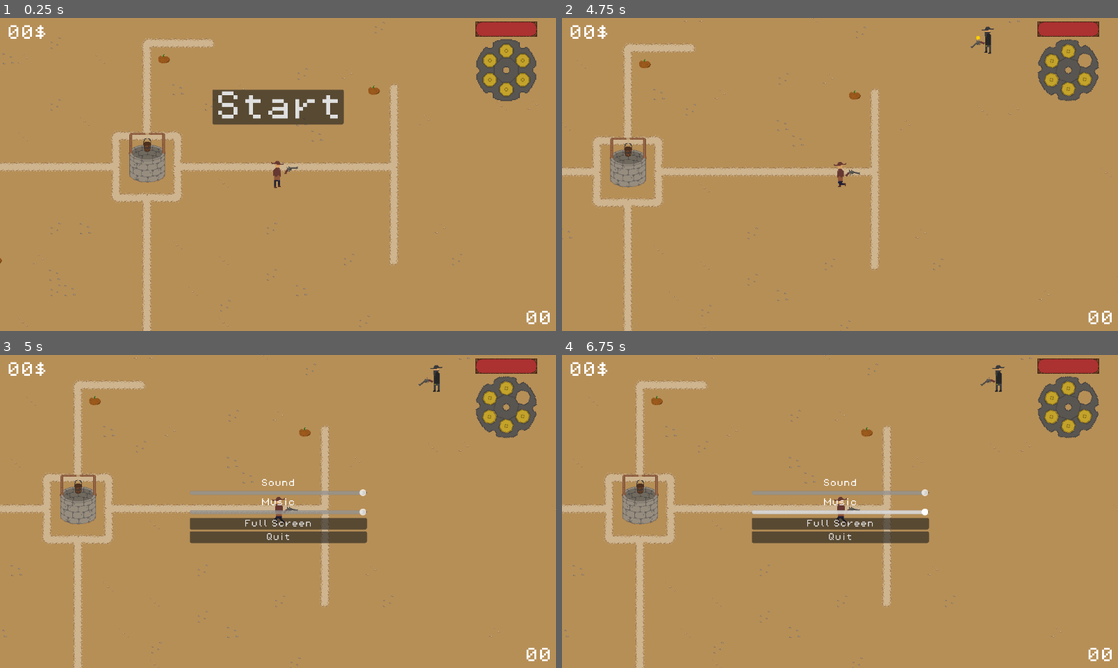
Above: before the commit, frames 1-4 (two rows, left to right).
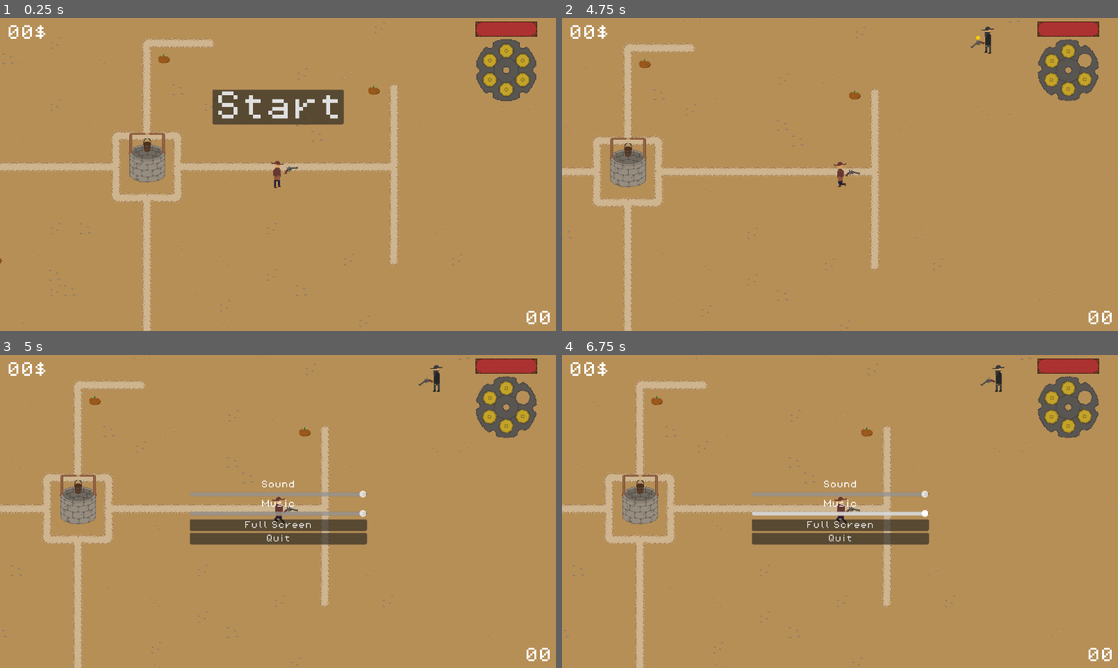
Above: after the commit, the same moments.

Repository: AdamOravecz1/solo-development-72-hour-jam--13
Game: Godot game, scene res://Scenes/main.tscn
The game is run twice, just before and just after one commit, with the same random seed, the same clock (stepped at 60 frames per second) and the same inputs.
Inputs (mouse positions are in pixels of both pictures, inside the frame that each line leads up to):
- Up to frame 1 (0.25 s): no input
- Up to frame 2 (4.75 s): click "Start" at 0.5 s; move the mouse to (962, 158) at 1.27 s; hold D (right) 1.28-2.03 s; tap Space (dodge) at 1.35, 3.6 s; move the mouse to (728, 190) at 2.02 s; hold S (down) 2.03-2.78 s; tap E (interact) at 2.1 s; move the mouse to (895, 105) at 2.77 s; hold D (right) 2.78-3.53 s; click (895, 105) at 2.85 s; move the mouse to (812, 237) at 3.52 s; hold W (up) 3.53-4.28 s; move the mouse to (1006, 221) at 4.27 s; hold A (left) from 4.28 s (still down); hold E (interact) from 4.28 s (still down)
- Up to frame 3 (5 s): keep holding A (left); keep holding E (interact); tap P (pause) at 4.9 s
- Up to frame 4 (6.75 s): move the mouse to (673, 464) at 5.02 s; release E (interact) at 5.03 s; click (673, 464) at 5.1 s; tap R (reload) at 5.65 s; release A (left) at 5.75 s; click "Full Screen" at 5.75 s; tap Enter at 6.5 s; move the mouse to (867, 511) at 6.52 s; hold S (down) from 6.53 s (still down); tap Space (dodge) at 6.6 s

Frames 1-2 are identical in both runs. In frame 3, 1.5% of the frame differs, in the area x 34-66%, y 39-61%; in frame 4, 1.7%.

Commit message:
exported

Diff:
--- a/Scenes/ghost.tscn
+++ b/Scenes/ghost.tscn
@@ -2,7 +2,6 @@
 
 [ext_resource type="Script" uid="uid://pprjfa4a4ddm" path="res://Scenes/ghost.gd" id="1_6attn"]
 [ext_resource type="Texture2D" uid="uid://de8en56rl2bf5" path="res://Sprites/Ghost.png" id="1_v5pp4"]
-[ext_resource type="Texture2D" uid="uid://c211hn07rjge8" path="res://Sprites/AngryGhost.png" id="2_thbej"]
 [ext_resource type="AudioStream" uid="uid://8v0bdmbmoe43" path="res://Sounds/GhostAttack.mp3" id="4_uta0k"]
 [ext_resource type="AudioStream" uid="uid://ifewll5u1l7q" path="res://Sounds/GhostDeath.mp3" id="5_st3at"]
 [ext_resource type="AudioStream" uid="uid://dfhld0etm7eqw" path="res://Sounds/GhostSpawn.mp3" id="6_7hbae"]
@@ -10,12 +9,12 @@
 [sub_resource type="RectangleShape2D" id="RectangleShape2D_6attn"]
 size = Vector2(28, 38)
 
-[sub_resource type="AtlasTexture" id="AtlasTexture_w1rqv"]
-atlas = ExtResource("2_thbej")
+[sub_resource type="AtlasTexture" id="AtlasTexture_taxxh"]
+atlas = ExtResource("1_v5pp4")
 region = Rect2(64, 128, 64, 64)
 
-[sub_resource type="AtlasTexture" id="AtlasTexture_uq7e1"]
-atlas = ExtResource("2_thbej")
+[sub_resource type="AtlasTexture" id="AtlasTexture_thbej"]
+atlas = ExtResource("1_v5pp4")
 region = Rect2(128, 128, 64, 64)
 
 [sub_resource type="AtlasTexture" id="AtlasTexture_kjq22"]
@@ -46,34 +45,34 @@
 atlas = ExtResource("1_v5pp4")
 region = Rect2(128, 64, 64, 64)
 
-[sub_resource type="AtlasTexture" id="AtlasTexture_s76qj"]
-atlas = ExtResource("2_thbej")
+[sub_resource type="AtlasTexture" id="AtlasTexture_uta0k"]
+atlas = ExtResource("1_v5pp4")
 region = Rect2(0, 128, 64, 64)
 
-[sub_resource type="AtlasTexture" id="AtlasTexture_j8u66"]
-atlas = ExtResource("2_thbej")
+[sub_resource type="AtlasTexture" id="AtlasTexture_st3at"]
+atlas = ExtResource("1_v5pp4")
 region = Rect2(0, 0, 64, 64)
 
-[sub_resource type="AtlasTexture" id="AtlasTexture_l2gpr"]
-atlas = ExtResource("2_thbej")
+[sub_resource type="AtlasTexture" id="AtlasTexture_7hbae"]
+atlas = ExtResource("1_v5pp4")
 region = Rect2(64, 0, 64, 64)
 
-[sub_resource type="AtlasTexture" id="AtlasTexture_bnf57"]
-atlas = ExtResource("2_thbej")
+[sub_resource type="AtlasTexture" id="AtlasTexture_xoekh"]
+atlas = ExtResource("1_v5pp4")
 region = Rect2(128, 0, 64, 64)
 
-[sub_resource type="AtlasTexture" id="AtlasTexture_50pma"]
-atlas = ExtResource("2_thbej")
+[sub_resource type="AtlasTexture" id="AtlasTexture_vdkt2"]
+atlas = ExtResource("1_v5pp4")
 region = Rect2(0, 64, 64, 64)
 
-[sub_resource type="SpriteFrames" id="SpriteFrames_0fo3v"]
+[sub_resource type="SpriteFrames" id="SpriteFrames_prwv0"]
 animations = [{
 "frames": [{
 "duration": 1.0,
-"texture": SubResource("AtlasTexture_w1rqv")
+"texture": SubResource("AtlasTexture_taxxh")
 }, {
 "duration": 1.0,
-"texture": SubResource("AtlasTexture_uq7e1")
+"texture": SubResource("AtlasTexture_thbej")
 }, {
 "duration": 1.0,
 "texture": SubResource("AtlasTexture_kjq22")
@@ -139,8 +138,8 @@
 
 [node name="AnimatedSprite2D" type="AnimatedSprite2D" parent="." unique_id=728685603]
 z_index = 100
-sprite_frames = SubResource("SpriteFrames_0fo3v")
-animation = &"death"
+sprite_frames = SubResource("SpriteFrames_prwv0")
+animation = &"walk"
 autoplay = "spawn"
 
 [node name="HurtBox" type="Area2D" parent="." unique_id=1944194081]
--- a/Scenes/main.gd
+++ b/Scenes/main.gd
@@ -55,7 +55,7 @@
 func update_spawn_interval() -> void:
 	spawn_interval = maxf(
 		minimum_spawn_interval,
-		base_spawn_interval - spawn_level * 0.5
+		base_spawn_interval - spawn_level * 1
 	)
 
 
@@ -144,7 +144,7 @@
 	projectile.add_child(bullet)
 
 func get_enemy_health() -> int:
-	return 5 + int(spawn_level / 4)
+	return 5 + int(spawn_level / 10)
 
 
 func _on_button_pressed() -> void:
--- a/Scenes/pause.tscn
+++ b/Scenes/pause.tscn
@@ -30,7 +30,7 @@
 anchor_right = 0.5
 anchor_bottom = 0.5
 offset_left = -183.5
-offset_top = -67.5
+offset_top = -64.5
 offset_right = 183.5
 offset_bottom = 67.5
 grow_horizontal = 2
@@ -38,23 +38,31 @@
 
 [node name="Label2" type="Label" parent="NinePatchRect/VBoxContainer" unique_id=1248142523]
 layout_mode = 2
+size_flags_horizontal = 4
+size_flags_vertical = 0
 theme_override_fonts/font = ExtResource("2_l2mpd")
 text = "Sound"
 horizontal_alignment = 1
 
 [node name="Sound" type="HSlider" parent="NinePatchRect/VBoxContainer" unique_id=245117760]
+z_index = 100
 layout_mode = 2
+size_flags_vertical = 3
 max_value = 1.0
 step = 0.01
 
 [node name="Label" type="Label" parent="NinePatchRect/VBoxContainer" unique_id=906727466]
 layout_mode = 2
+size_flags_horizontal = 4
+size_flags_vertical = 0
 theme_override_fonts/font = ExtResource("2_l2mpd")
 text = "Music"
 horizontal_alignment = 1
 
 [node name="Music" type="HSlider" parent="NinePatchRect/VBoxContainer" unique_id=1918845046]
+z_index = 100
 layout_mode = 2
+size_flags_vertical = 3
 max_value = 1.0
 step = 0.01
 
--- a/Scenes/player.gd
+++ b/Scenes/player.gd
@@ -35,7 +35,7 @@
 var is_dodging: bool = false
 var dodge_direction: Vector2 = Vector2.ZERO
 
-var health: int = 1
+var health: int = 10
 var money: int = 0
 
 var fast_unlocked: bool = false
@@ -354,7 +354,7 @@
 		$Control/Pay.play()
 		money -= 5
 		money_label.text = str(money) + "$"
-		single_damage = 3
+		single_damage = 2
 		print(single_damage)
 
 func upgrade_fast():
@@ -362,35 +362,35 @@
 		$Control/Pay.play()
 		money -= 7
 		money_label.text = str(money) + "$"
-		fast_damage = 3
+		fast_damage = 2
 
 func upgrade_triple():
 	if money >= 10:
 		$Control/Pay.play()
 		money -= 10
 		money_label.text = str(money) + "$"
-		triple_damage = 3
+		triple_damage = 2
 
 func upgrade_ghost():
 	if money >= 5:
 		$Control/Pay.play()
 		money -= 5
 		money_label.text = str(money) + "$"
-		ghost_damage = 3
+		ghost_damage = 2
 
 func upgrade_ghost_fast():
 	if money >= 7:
 		$Control/Pay.play()
 		money -= 7
 		money_label.text = str(money) + "$"
-		ghost_fast_damage = 3
+		ghost_fast_damage = 2
 
 func upgrade_ghost_triple():
 	if money >= 10:
 		$Control/Pay.play()
 		money -= 10
 		money_label.text = str(money) + "$"
-		ghost_triple_damage = 3
+		ghost_triple_damage = 2
 
 
 func _on_animated_sprite_2d_animation_finished() -> void:
--- a/Scenes/pumpkin_unlock.gd
+++ b/Scenes/pumpkin_unlock.gd
@@ -13,7 +13,6 @@
 		interaction_area.interact = Callable(self, "_shop")
 
 func _shop():
-	main.pause()
 	canvas_layer.visible = !canvas_layer.visible
 	player.can_shoot = !canvas_layer.visible
 	if canvas_layer.visible:
--- a/Scenes/pumpkin_unlock.tscn
+++ b/Scenes/pumpkin_unlock.tscn
@@ -78,7 +78,7 @@
 atlas = ExtResource("2_p1sp3")
 region = Rect2(0, 128, 64, 64)
 
-[sub_resource type="SpriteFrames" id="SpriteFrames_87yi5"]
+[sub_resource type="SpriteFrames" id="SpriteFrames_4wgl7"]
 animations = [{
 "frames": [{
 "duration": 1.0,
@@ -112,7 +112,7 @@
 }],
 "loop": true,
 "name": &"idle",
-"speed": 2.0
+"speed": 10.0
 }, {
 "frames": [{
 "duration": 1.0,
@@ -146,7 +146,7 @@
 }],
 "loop": false,
 "name": &"up",
-"speed": 5.0
+"speed": 25.0
 }]
 
 [sub_resource type="CircleShape2D" id="CircleShape2D_twh7v"]
@@ -161,8 +161,8 @@
 shape = SubResource("CircleShape2D_f42hk")
 
 [node name="AnimatedSprite2D" type="AnimatedSprite2D" parent="." unique_id=614459559]
-sprite_frames = SubResource("SpriteFrames_87yi5")
-animation = &"regular"
+sprite_frames = SubResource("SpriteFrames_4wgl7")
+animation = &"up"
 autoplay = "regular"
 
 [node name="InteractionArea" parent="." unique_id=1018041909 instance=ExtResource("3_7h27k")]
--- a/Scenes/pumpkin_upgrade.tscn
+++ b/Scenes/pumpkin_upgrade.tscn
@@ -80,7 +80,7 @@
 atlas = ExtResource("1_ln706")
 region = Rect2(0, 128, 64, 64)
 
-[sub_resource type="SpriteFrames" id="SpriteFrames_87yi5"]
+[sub_resource type="SpriteFrames" id="SpriteFrames_k4tmx"]
 animations = [{
 "frames": [{
 "duration": 1.0,
@@ -114,7 +114,7 @@
 }],
 "loop": true,
 "name": &"idle",
-"speed": 2.0
+"speed": 10.0
 }, {
 "frames": [{
 "duration": 1.0,
@@ -148,7 +148,7 @@
 }],
 "loop": false,
 "name": &"up",
-"speed": 5.0
+"speed": 25.0
 }]
 
 [sub_resource type="CircleShape2D" id="CircleShape2D_twh7v"]
@@ -163,8 +163,8 @@
 shape = SubResource("CircleShape2D_f42hk")
 
 [node name="AnimatedSprite2D" type="AnimatedSprite2D" parent="." unique_id=614459559]
-sprite_frames = SubResource("SpriteFrames_87yi5")
-animation = &"regular"
+sprite_frames = SubResource("SpriteFrames_k4tmx")
+animation = &"up"
 autoplay = "regular"
 
 [node name="InteractionArea" parent="." unique_id=1018041909 instance=ExtResource("2_5p73w")]
--- a/project.godot
+++ b/project.godot
@@ -13,7 +13,7 @@
 config/name="SoloDevelopment 72-hour Jam #13"
 run/main_scene="uid://pq2mvhgxv5lt"
 config/features=PackedStringArray("4.6", "GL Compatibility")
-config/icon="res://icon.svg"
+config/icon="uid://28fwqf80vk77"
 
 [audio]
 
@@ -25,7 +25,9 @@
 
 [display]
 
+window/subwindows/embed_subwindows=false
 window/stretch/mode="viewport"
+mouse_cursor/custom_image="uid://cgh3df7x2fyur"
 
 [global_group]
 
Binary file added: Cover.png
Not shown, added: Cover.png.import
Not shown: 2 places in Scenes/ghost.tscn that only renumber resources
Binary file added: ScreenShot1.png
Binary file added: ScreenShot2.png
Binary file added: ScreenShot3.png
Binary file added: Sprites/Icon.png
Not shown, added: Sprites/Icon.png.import
Binary file added: Sprites/cursor.png
Not shown, added: Sprites/cursor.png.import
Not shown, added: export_presets.cfg
